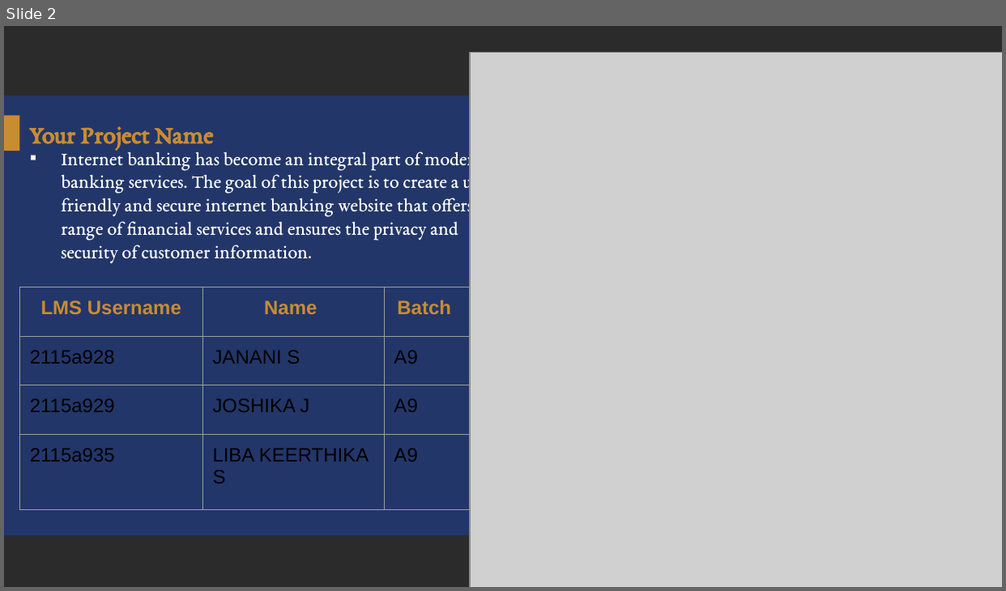
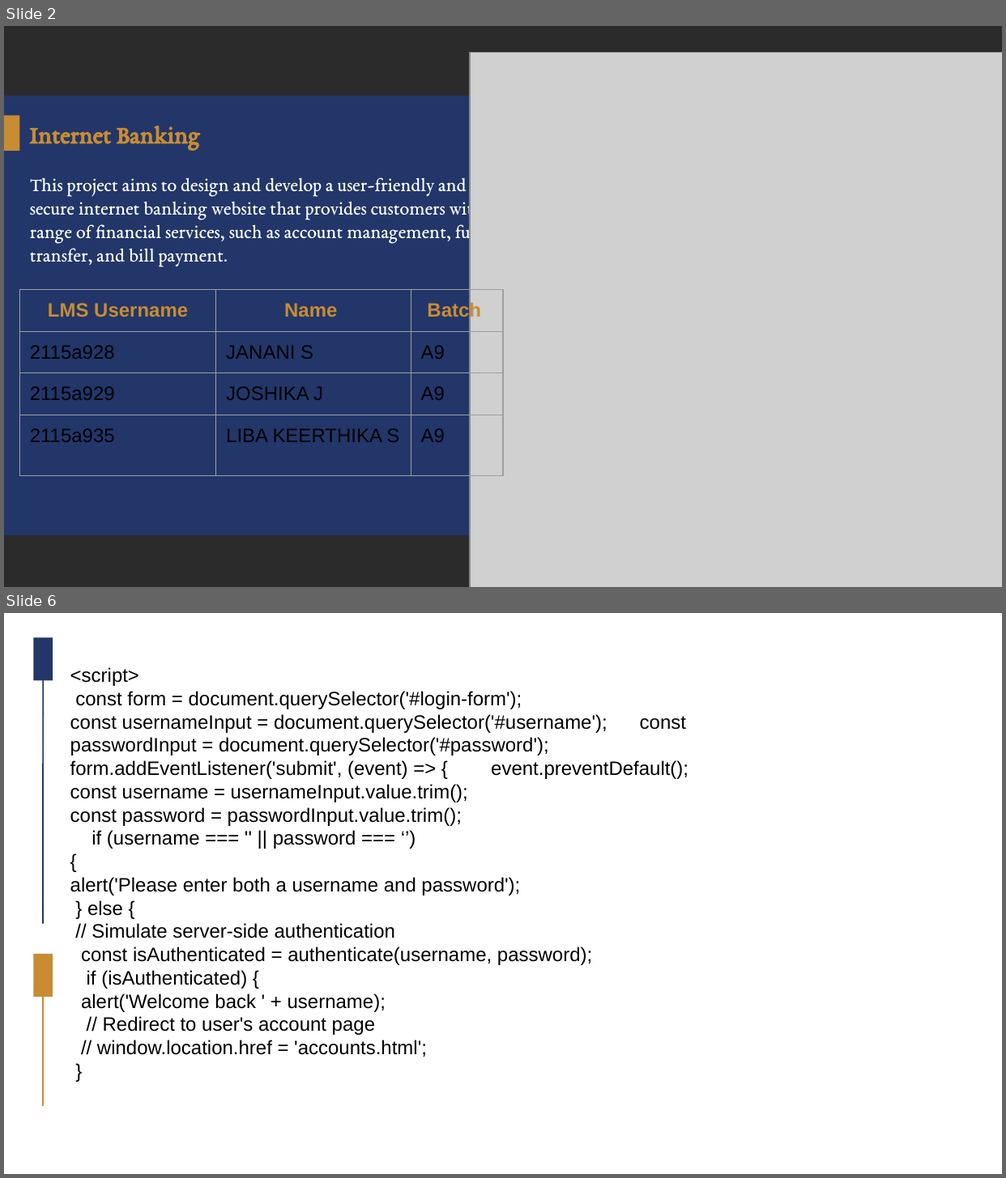
Before and after one commit to libakeerthika/online-banking, a slide deck: Group_A9_11.pptx. Shown one above the other, each under a label of ours: slide 2 before the commit, slides 2 and 6 after it; the slides between them are not shown. The pictures are 1006x591 and 1006x1178 pixels, drawn with LibreOffice and Linux fonts; fonts in the diff are those of the drawing; grey boxes stand for pictures; background and template pictures are left out; a plain dark background stands for a picture behind light text. Boxes give left, top, right and bottom in pixels: in the first picture for what was removed or moved away, otherwise in the second. Text is boxed around its words. In the diff, an @@ line names an element or a change of style, - is before the commit and + after.

```diff
--- a/Group_A9_11.pptx
+++ b/Group_A9_11.pptx
@@ slide 6 added at [4, 613, 1002, 1174], background picture (left out) @@
@@ group added at [34, 638, 53, 1106]: 2 rectangles, 2 lines @@
@@ text added at [70, 667, 688, 1057], 14 pt, text #000000 @@
+<script>
+const form = document.querySelector('#login-form');
+const usernameInput = document.querySelector('#username'); const passwordInput = document.querySelector('#password'); form.addEventListener('submit', (event) => { event.preventDefault(); const username = usernameInput.value.trim();
+const password = passwordInput.value.trim();
+if (username === '' || password === ‘’)
+{
+alert('Please enter both a username and password');
+} else {
+// Simulate server-side authentication
+const isAuthenticated = authenticate(username, password);
+if (isAuthenticated) {
+alert('Welcome back ' + username);
+// Redirect to user's account page
+// window.location.href = 'accounts.html';
+}
@@ slide 2 changed as well @@
@@ title at [30, 126, 201, 149]: text changed @@
-Your Project Name
+Internet Banking
@@ text at [30, 177, 491, 267]: text changed @@
-▪ Internet banking has become an integral part of modern banking services. The goal of this project is to create a user-friendly and secure internet banking website that offers a range of financial services and ensures the privacy and security of customer information.
+This project aims to design and develop a user-friendly and secure internet banking website that provides customers with a range of financial services, such as account management, fund transfer, and bill payment.
@@ table: place and size @@
-table at [20, 288, 470, 510]
+table at [20, 290, 503, 487]
```
Also in this commit, not shown: 4 other slides changed, 5 other slides added, 3 slides removed.
